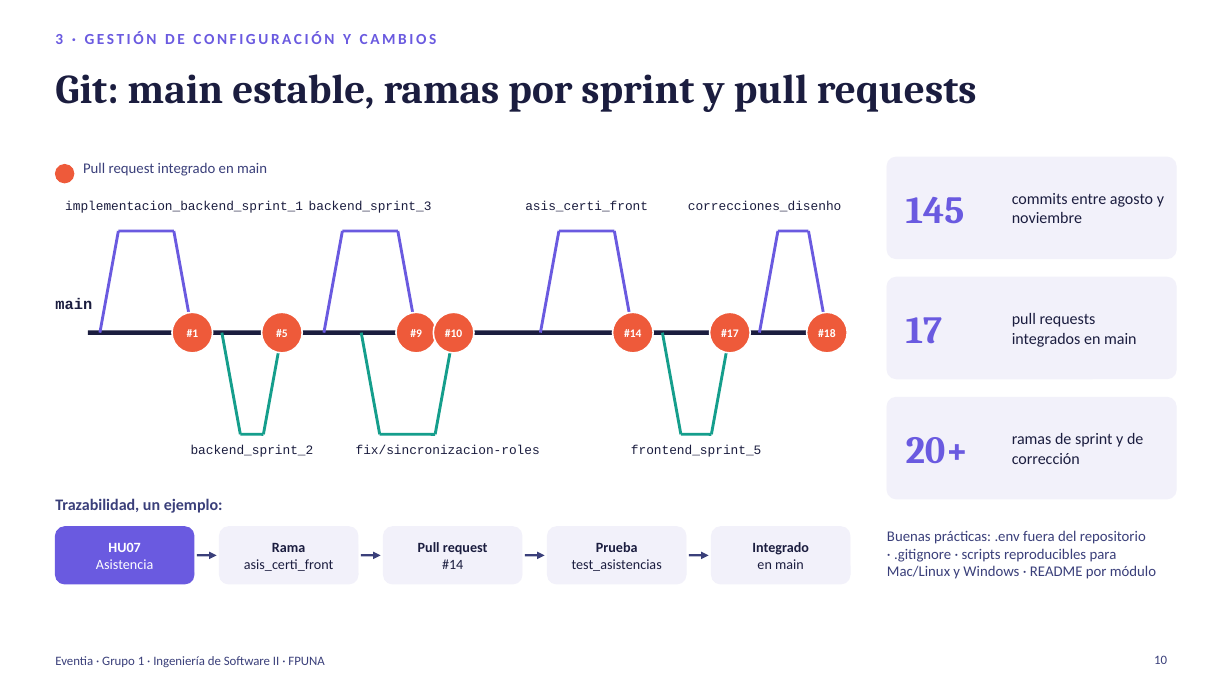
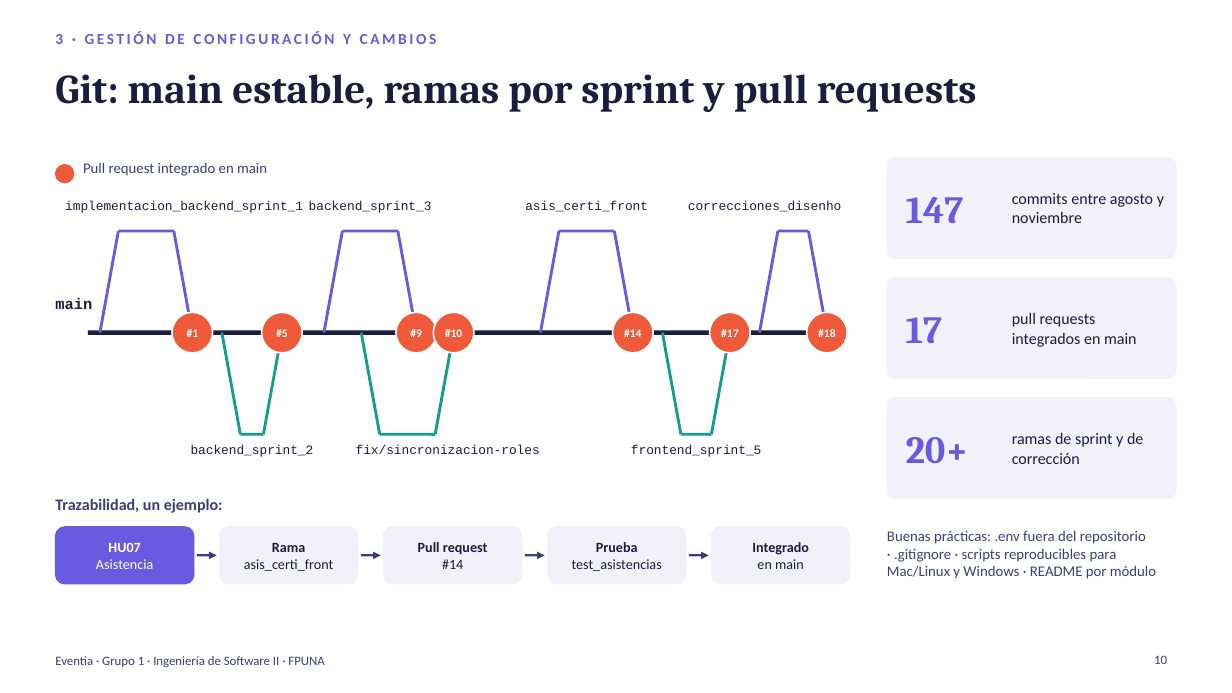
Before and after one commit to TobiasMiranda-FPUNA/Grupo-1-ING.-SOFT-II-Eventia, a slide deck: slide 10 of documentation/presentacion/Eventia_Presentacion.pptx. Drawn at 1232x693 pixels with LibreOffice and Linux fonts; fonts in the diff are those of the drawing. Boxes give left, top, right and bottom in pixels: in the first picture for what was removed or moved away, otherwise in the second. Text is boxed around its words. In the diff, an @@ line names an element or a change of style, - is before the commit and + after.

Commit message:
Se actualiza la presentación con respecto a numero de cedula al ingresar usuario.

```diff
--- a/documentation/presentacion/Eventia_Presentacion.pptx
+++ b/documentation/presentacion/Eventia_Presentacion.pptx
@@ text at (x1=906, y1=197, x2=964, y2=224): text changed @@
-145
+147
```
Also in this commit, not shown: 1 other file.
